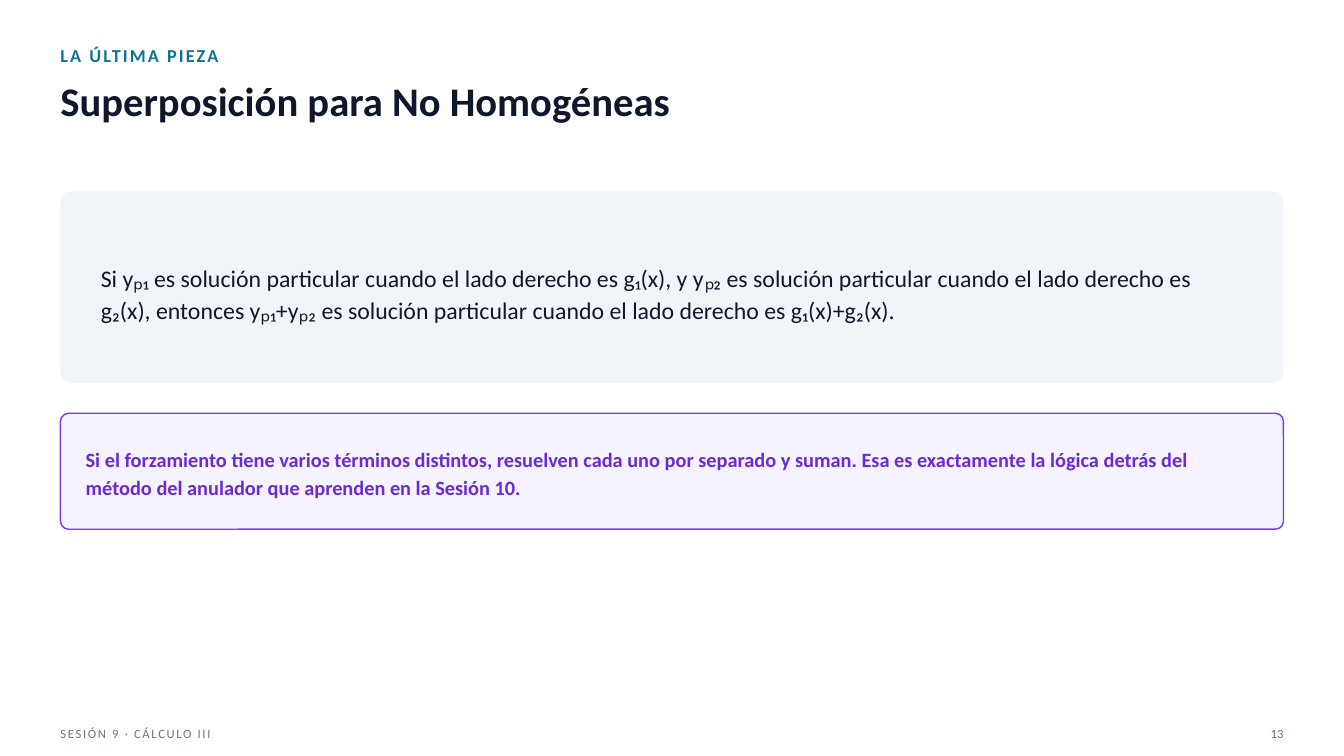
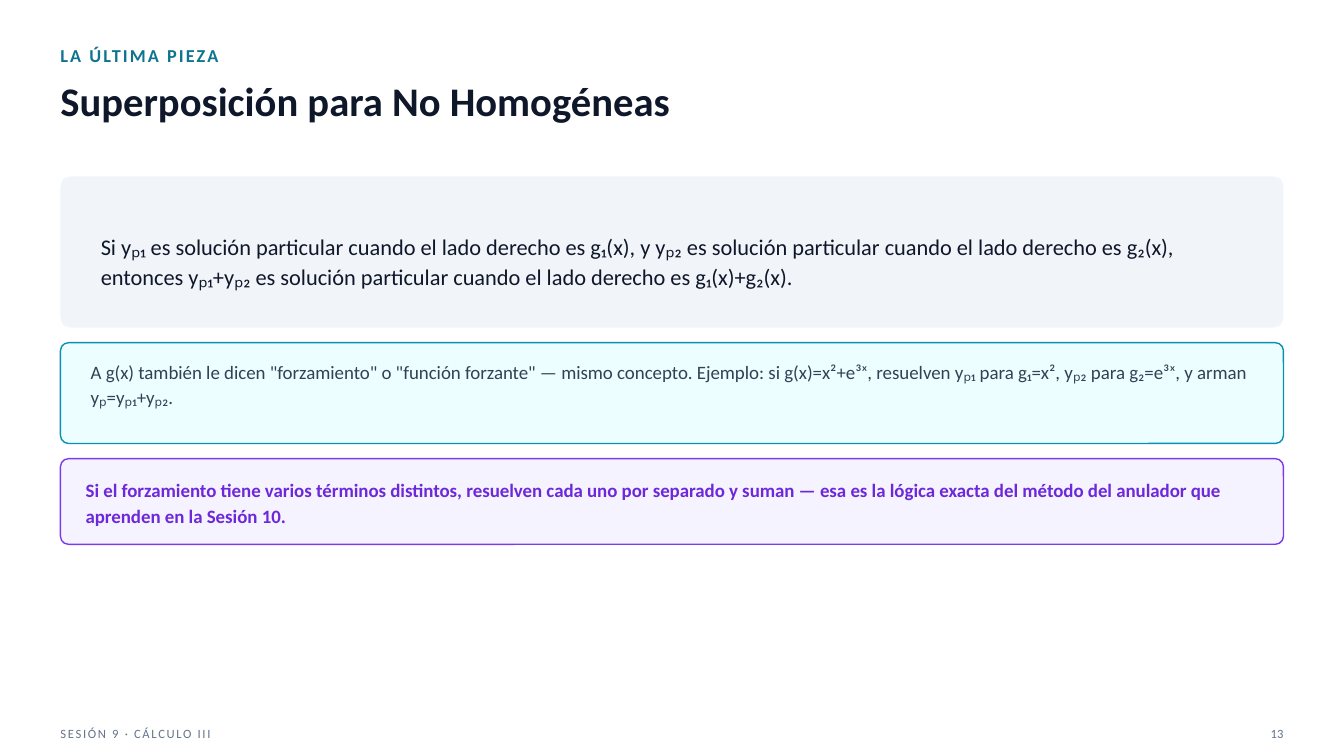
Before and after one commit to SernaEd/FirmsSimulationClass, a slide deck: slide 13 of sesion9/Sesion9_Teoria_Preliminar_Claro.pptx. Drawn at 1344x756 pixels with LibreOffice and Linux fonts; fonts in the diff are those of the drawing. Boxes give left, top, right and bottom in pixels: in the first picture for what was removed or moved away, otherwise in the second. Text is boxed around its words. In the diff, an @@ line names an element or a change of style, - is before the commit and + after.

```diff
--- a/sesion9/Sesion9_Teoria_Preliminar_Claro.pptx
+++ b/sesion9/Sesion9_Teoria_Preliminar_Claro.pptx
@@ rounded rectangle at [60, 176, 1284, 328]: proportions changed @@
@@ rounded rectangle: place and size @@
-rounded rectangle at [60, 192, 1284, 383]
+rounded rectangle at [60, 176, 1284, 328]
@@ text "Si yₚ₁ es solución particular ...": place and size @@
-text "Si yₚ₁ es solución particular ..." at [101, 269, 1190, 323]
+text "Si yₚ₁ es solución particular ..." at [101, 239, 1174, 289]
@@ text "Si yₚ₁ es solución particular ..." at [101, 239, 1174, 289]: size 17 to 16 pt @@
@@ rounded rectangle added at [60, 343, 1284, 444], fill #ECFEFF, outline #0891B2 1 pt @@
@@ text added at [91, 364, 1247, 383], 13.5 pt, text #334155 @@
+A g(x) también le dicen "forzamiento" o "función forzante" — mismo concepto. Ejemplo: si g(x)=x²+e³ˣ, resuelven yₚ₁ para g₁=x², yₚ₂ para g₂=e³ˣ, y arman yₚ=yₚ₁+yₚ₂.
@@ rounded rectangle: place and size @@
-rounded rectangle at [60, 413, 1284, 529]
+rounded rectangle at [60, 459, 1284, 544]
@@ rounded rectangle at [60, 459, 1284, 544]: proportions changed @@
@@ text at [86, 483, 1221, 526]: text changed; size 14.5 to 13.5 pt @@
-Si el forzamiento tiene varios términos distintos, resuelven cada uno por separado y suman. Esa es exactamente la lógica detrás del método del anulador que aprenden en la Sesión 10.
+Si el forzamiento tiene varios términos distintos, resuelven cada uno por separado y suman — esa es la lógica exacta del método del anulador que aprenden en la Sesión 10.
```
Also in this commit, not shown: 4 other slides changed, 1 slide added, 2 other files.
